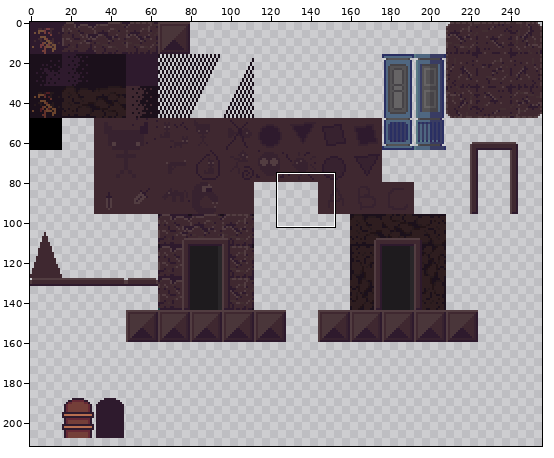
Two states of a sprite sheet, assets/art/tileset/misc.png. The picture above shows the old version from afar; the outline marks the close-up.
Close-up. Before the commit:
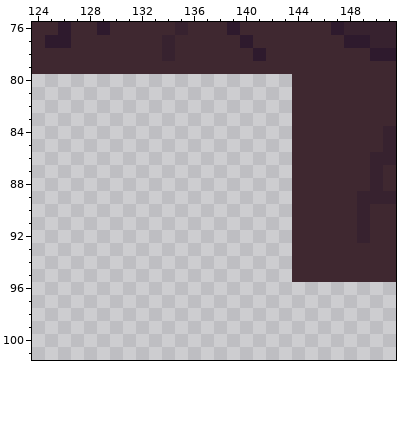
The file is 256x256 pixels. Colours within 5 levels of each other are drawn and written as one. Shown: x 124..151, y 76..101. The wide view leaves out empty margins.
New version:
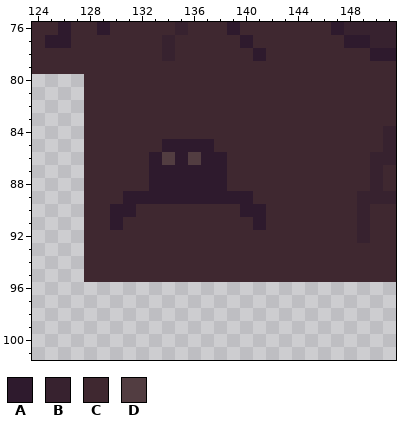
Palette (. is transparent): A #2e1a2d  B #37222f  C #3f2830  D #523d41
Edits made:
@@ x 124..151 @@
  79 CCCCCCCCCCCCCCCCCCCCCCCCCCCC
- 80 ....................CCCCCCCC
- 81 ....................CCCCCCCC
- 82 ....................CCCCCCCC
- 83 ....................CCCCCCCC
- 84 ....................CCCCCCCB
- 85 ....................CCCCCCCB
- 86 ....................CCCCCCBB
- 87 ....................CCCCCCBC
- 88 ....................CCCCCCBC
- 89 ....................CCCCCBBB
- 90 ....................CCCCCBCC
- 91 ....................CCCCCBCC
- 92 ....................CCCCCBCC
- 93 ....................CCCCCCCC
- 94 ....................CCCCCCCC
- 95 ....................CCCCCCCC
+ 80 ....CCCCCCCCCCCCCCCCCCCCCCCC
+ 81 ....CCCCCCCCCCCCCCCCCCCCCCCC
+ 82 ....CCCCCCCCCCCCCCCCCCCCCCCC
+ 83 ....CCCCCCCCCCCCCCCCCCCCCCCC
+ 84 ....CCCCCCCCCCCCCCCCCCCCCCCB
+ 85 ....CCCCCCAAAACCCCCCCCCCCCCB
+ 86 ....CCCCCADADAACCCCCCCCCCCBB
+ 87 ....CCCCCAAAAAACCCCCCCCCCCBC
+ 88 ....CCCCCAAAAAACCCCCCCCCCCBC
+ 89 ....CCCAAAAAAAAAACCCCCCCCBBB
+ 90 ....CCAACCCCCCCCAACCCCCCCBCC
+ 91 ....CCACCCCCCCCCCACCCCCCCBCC
+ 92 ....CCCCCCCCCCCCCCCCCCCCCBCC
+ 93 ....CCCCCCCCCCCCCCCCCCCCCCCC
+ 94 ....CCCCCCCCCCCCCCCCCCCCCCCC
+ 95 ....CCCCCCCCCCCCCCCCCCCCCCCC
  96 ............................
